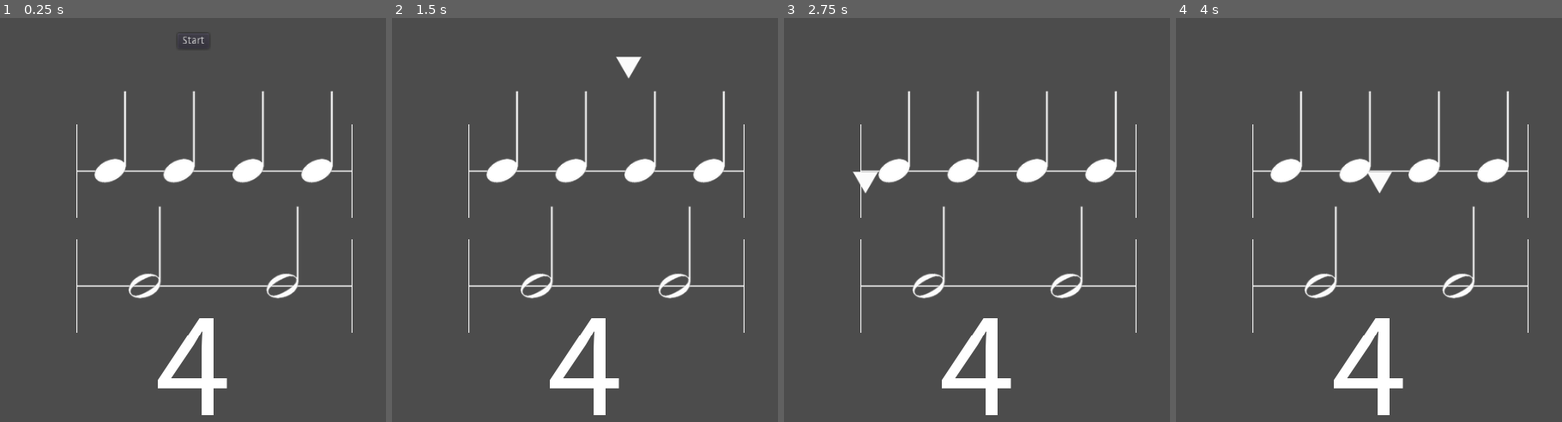
Above: before the commit, frames 1-4 (left to right).
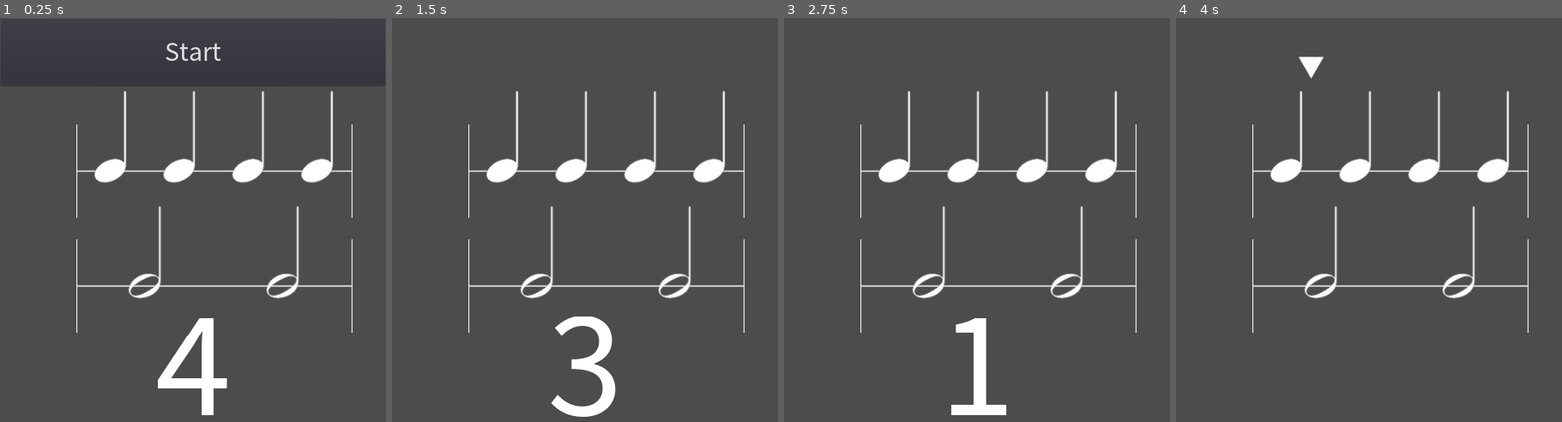
Above: after the commit, the same moments.

Repository: HaMM4R/RhythmTrainGodot
Game: Godot game, scene res://scenes/PlayScene/PlayScene.tscn
The game is run twice, just before and just after one commit, with the same random seed, the same clock (stepped at 60 frames per second) and the same inputs.
Inputs:
- Up to frame 1 (0.25 s): no input
- Up to frame 2 (1.5 s): click "Start" at 0.5 s; tap Enter at 1.25 s
- Up to frame 3 (2.75 s): no input
- Up to frame 4 (4 s): no input

The runs differ from the first frame. In frame 1, 0.5% of the frame differs, in the area x 0-100%, y 4-17%; in frame 2, 2.2%; in frame 3, 2.3%, in the area x 17-59%, y 38-99%; in frame 4, 2.0%.

Commit message:
Added countdown timer + edited GUI for easier use

Diff:
--- a/scenes/PlayScene/GUI.gd
+++ b/scenes/PlayScene/GUI.gd
@@ -1,11 +1,12 @@
 extends CanvasLayer
 
 signal start_song
-
-
-# Declare member variables here. Examples:
-# var a = 2
-# var b = "text"
+signal start_countdown
+signal sound_metronome
+# Variable for Countdown timer
+var CountdownTimer
+# there's probably a better way to do the timer
+var TimerCount = 4
 
 
 # Called when the node enters the scene tree for the first time.
@@ -18,6 +19,30 @@
 #	pass
 
 
+func song_countdown(bpm):
+	print("countdown time")
+	emit_signal("sound_metronome")
+	CountdownTimer = Timer.new()
+	add_child(CountdownTimer)
+	var BeatLength = 1/(bpm/60.0)
+	CountdownTimer.autostart = true
+	CountdownTimer.wait_time = BeatLength
+	CountdownTimer.connect("timeout", self, "_timeout")
+	CountdownTimer.start()
+
+func _timeout():
+	print("TimerGone")
+	TimerCount -= 1
+	if TimerCount == 0:
+		emit_signal("start_song")
+		$CountdownLabel.hide()
+		CountdownTimer.stop()
+	else:
+		emit_signal("sound_metronome")
+		$CountdownLabel.text = String(TimerCount)
+
+
+
 func _on_StartButton_pressed():
 	$StartButton.hide()
-	emit_signal("start_song")
+	emit_signal("start_countdown")
--- a/scenes/PlayScene/GUI.tscn
+++ b/scenes/PlayScene/GUI.tscn
@@ -1,24 +1,26 @@
-[gd_scene load_steps=3 format=2]
+[gd_scene load_steps=5 format=2]
 
 [ext_resource path="res://assets/fonts/CountdownFont.tres" type="DynamicFont" id=1]
 [ext_resource path="res://scenes/PlayScene/GUI.gd" type="Script" id=2]
+[ext_resource path="res://assets/fonts/SourceSansPro-Regular.otf" type="DynamicFontData" id=3]
+
+[sub_resource type="DynamicFont" id=1]
+size = 36
+font_data = ExtResource( 3 )
 
 [node name="GUI" type="CanvasLayer"]
 script = ExtResource( 2 )
 
 [node name="StartButton" type="Button" parent="."]
-anchor_left = 0.5
-anchor_right = 0.5
-margin_left = -20.5
-margin_top = 20.0
-margin_right = 20.5
-margin_bottom = 20.0
+anchor_right = 1.0
+margin_bottom = 88.0
+custom_fonts/font = SubResource( 1 )
 text = "Start"
 __meta__ = {
 "_edit_use_anchors_": false
 }
 
-[node name="Label" type="Label" parent="."]
+[node name="CountdownLabel" type="Label" parent="."]
 anchor_left = 0.5
 anchor_top = 0.5
 anchor_right = 0.5
--- a/scenes/PlayScene/PlayScene.gd
+++ b/scenes/PlayScene/PlayScene.gd
@@ -127,7 +127,7 @@
 
 	pointer_node = Pointer.instance()
 	add_child(pointer_node)
-	pointer_node.position = Vector2(190, 80)
+	pointer_node.position = Vector2(100, 80)
 	playing = true
 	$MusicPlayer.play()
 
@@ -150,3 +150,11 @@
 # TODO switch this to when scene is entered
 func _on_GUI_start_song():
 	play_notes()
+
+
+func _on_GUI_start_countdown():
+	$GUI.song_countdown(bpm)
+
+
+func _on_GUI_sound_metronome():
+	$MetronomeSound.play()
--- a/scenes/PlayScene/PlayScene.tscn
+++ b/scenes/PlayScene/PlayScene.tscn
@@ -6,6 +6,7 @@
 [ext_resource path="res://scenes/PlayScene/Bar.tscn" type="PackedScene" id=4]
 [ext_resource path="res://scenes/PlayScene/Note.tscn" type="PackedScene" id=5]
 [ext_resource path="res://scenes/PlayScene/GUI.tscn" type="PackedScene" id=6]
+[ext_resource path="res://assets/sounds/High_Woodblock.wav" type="AudioStream" id=7]
 
 [node name="StaveTest" type="Node2D"]
 script = ExtResource( 1 )
@@ -17,4 +18,9 @@
 
 [node name="MusicPlayer" type="AudioStreamPlayer" parent="."]
 stream = ExtResource( 2 )
+
+[node name="MetronomeSound" type="AudioStreamPlayer" parent="."]
+stream = ExtResource( 7 )
+[connection signal="sound_metronome" from="GUI" to="." method="_on_GUI_sound_metronome"]
+[connection signal="start_countdown" from="GUI" to="." method="_on_GUI_start_countdown"]
 [connection signal="start_song" from="GUI" to="." method="_on_GUI_start_song"]
Not shown, added: assets/sounds/High_Woodblock.wav.import
Not shown, added: assets/sounds/Low_Woodblock.wav.import
Not shown: 1 places in scenes/PlayScene/PlayScene.tscn that only renumber resources
Not shown, added: assets/sounds/High_Woodblock.wav
Not shown, added: assets/sounds/Low_Woodblock.wav
